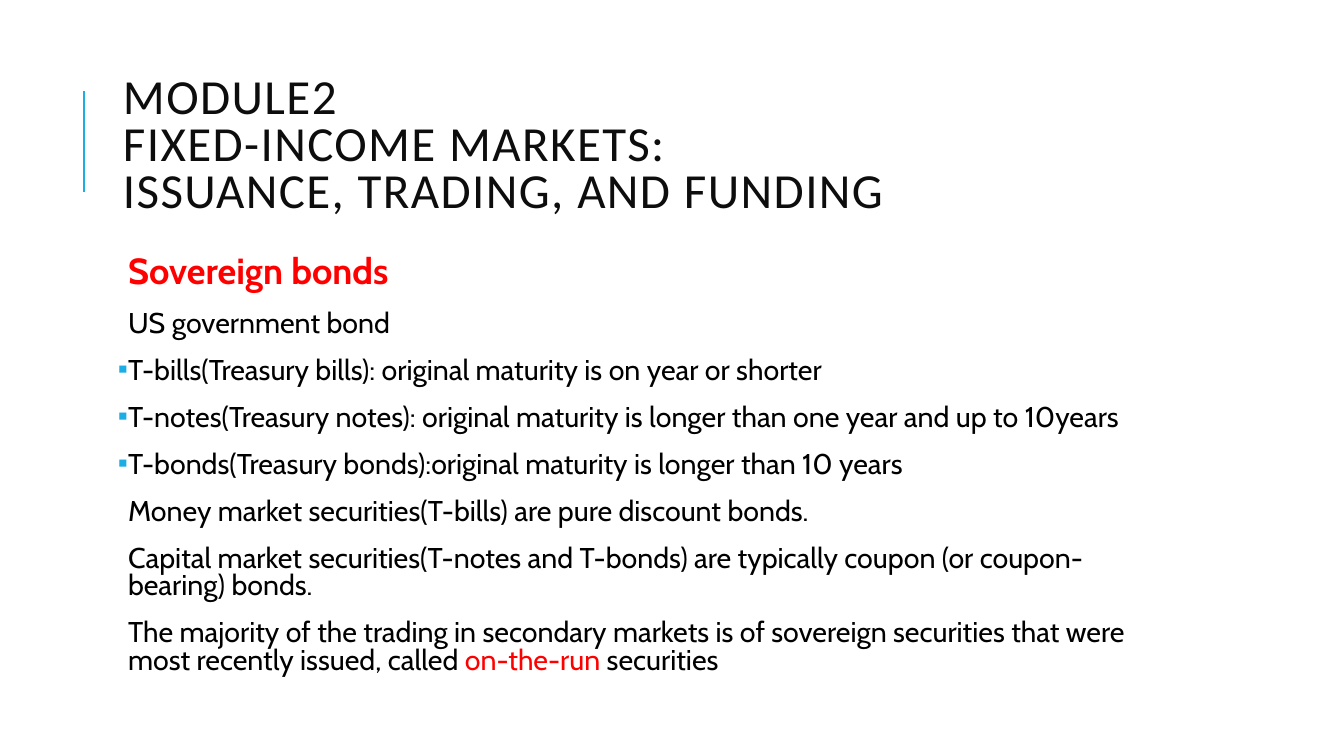
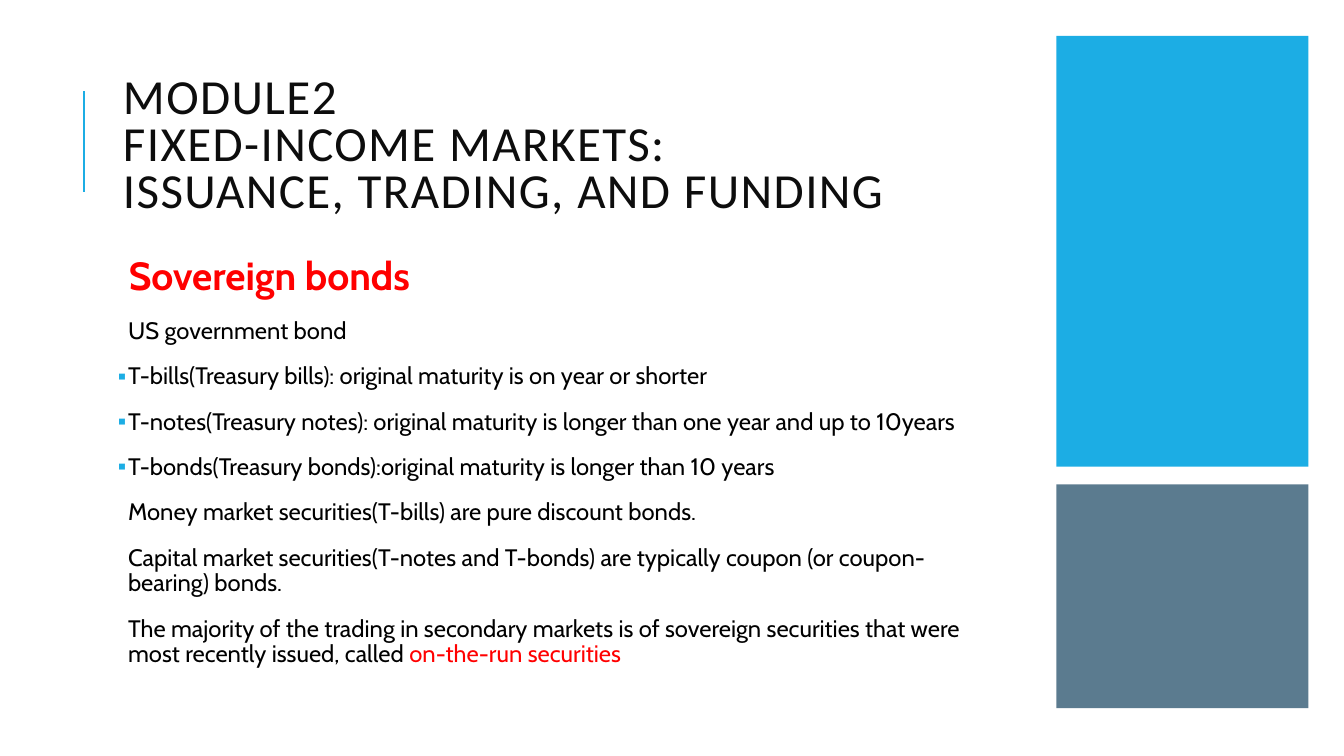
Before and after one commit to Isco0530/data, a slide deck: slide 68 of Fixed Income.pptx. Drawn at 1344x756 pixels with LibreOffice and Linux fonts; fonts in the diff are those of the drawing. Boxes give left, top, right and bottom in pixels: in the first picture for what was removed or moved away, otherwise in the second. Text is boxed around its words. In the diff, an @@ line names an element or a change of style, - is before the commit and + after.

```diff
--- a/Fixed Income.pptx
+++ b/Fixed Income.pptx
@@ rectangle added at bbox=[1057, 36, 1309, 467], fill #1CADE4 @@
@@ text "Sovereign bonds" at bbox=[128, 260, 960, 668]: size 25.9 to 28 pt in "Sovereign bonds"; size 20.4 to 17 pt; text colour #000000 to #FF0000 in "securities"; line spacing 0.8 to 0.9 @@
@@ rectangle added at bbox=[1057, 485, 1309, 709], fill #335B74 at 80% opacity @@
```
Also in this commit, not shown: 5 other slides changed.
